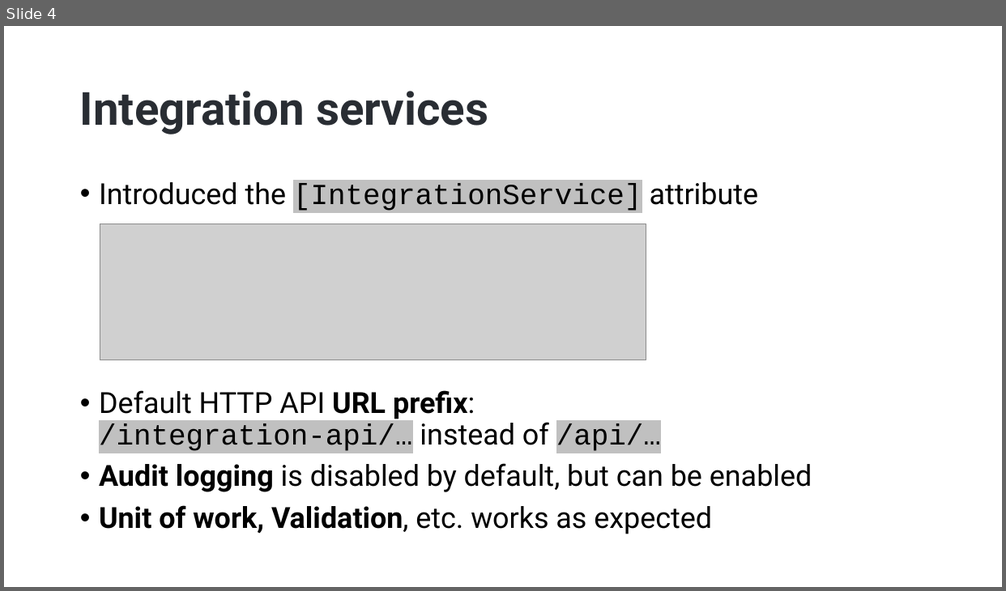
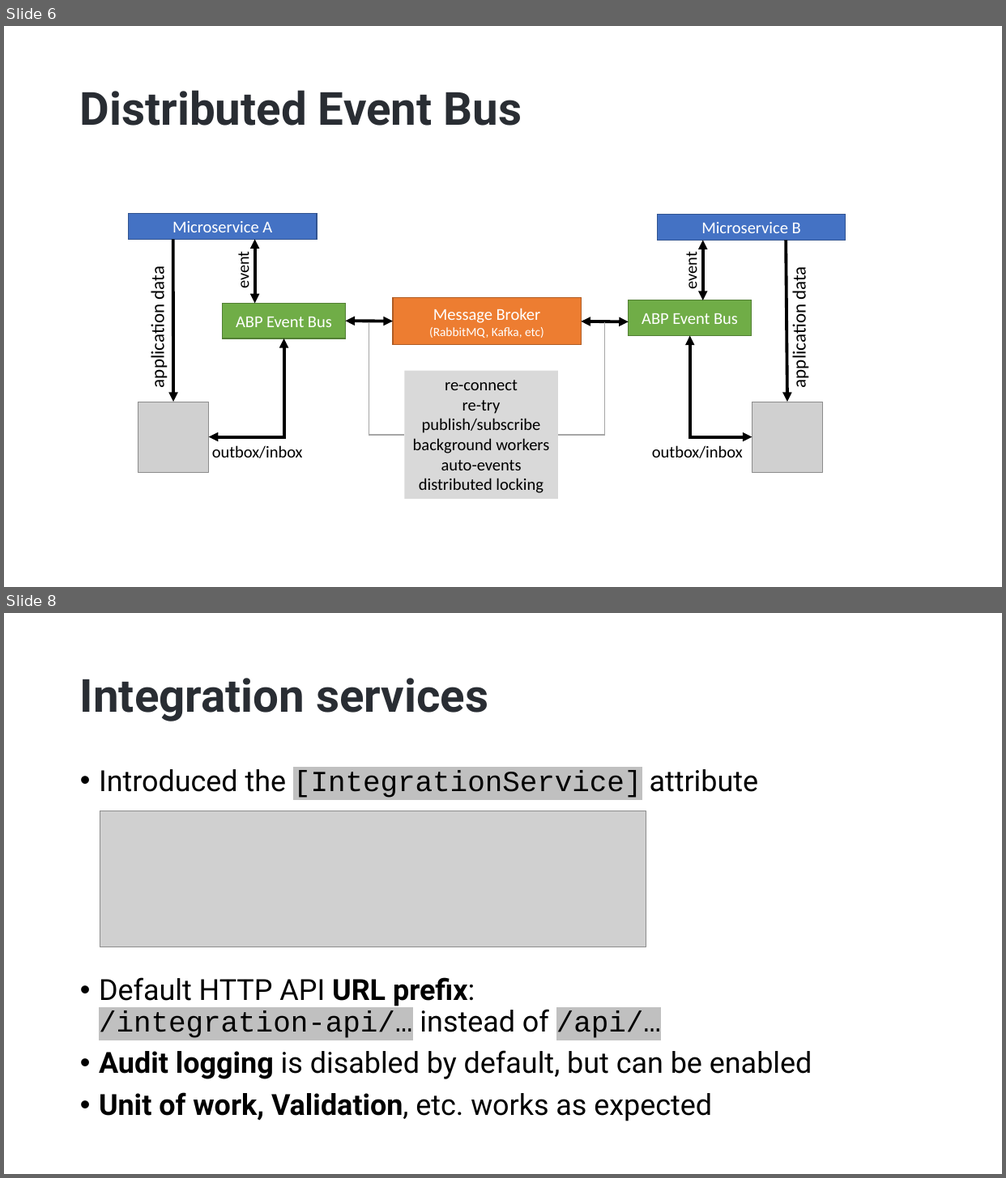
Before and after one commit to hikalkan/presentations, a slide deck: 2022-09-29 ABP Community Talks 2022.7/ABP-7-News.pptx. Shown one above the other, each under a label of ours: slide 4 before the commit, slides 6 and 8 after it; the slides between them are not shown. The pictures are 1006x591 and 1006x1178 pixels, drawn with LibreOffice and Linux fonts; fonts in the diff are those of the drawing; grey boxes stand for pictures; background and template pictures are left out. Boxes give left, top, right and bottom in pixels: in the first picture for what was removed or moved away, otherwise in the second. Text is boxed around its words. In the diff, an @@ line names an element or a change of style, - is before the commit and + after.

```diff
--- a/2022-09-29 ABP Community Talks 2022.7/ABP-7-News.pptx
+++ b/2022-09-29 ABP Community Talks 2022.7/ABP-7-News.pptx
@@ slide 6 added at bbox=[4, 26, 1002, 587], background picture (left out) @@
@@ title added at bbox=[80, 90, 522, 126], 44 pt, text #292D33, bold @@
+Distributed Event Bus
@@ rectangle added at bbox=[128, 213, 317, 239], fill #4472C4, outline #325491 1 pt, 16 pt, text #FFFFFF @@
+Microservice A
@@ rectangle added at bbox=[658, 214, 846, 240], fill #4472C4, outline #325491 1 pt, 16 pt, text #FFFFFF @@
+Microservice B
@@ arrow added from (173, 239) to (173, 402), #000000 3 pt @@
@@ double arrow added from (255, 239) to (255, 304), #000000 3 pt @@
@@ double arrow added from (703, 240) to (703, 301), #000000 3 pt @@
@@ arrow added from (786, 240) to (788, 402), #000000 3 pt @@
@@ text added at bbox=[233, 254, 253, 288], 16 pt, text #000000 @@
+event
@@ text added at bbox=[681, 255, 701, 289], 16 pt, text #000000 @@
+event
@@ text added at bbox=[147, 270, 169, 386], 18 pt, text #000000 @@
+application data
@@ text added at bbox=[788, 270, 811, 386], 18 pt, text #000000 @@
+application data
@@ rectangle added at bbox=[223, 304, 345, 339], fill #70AD47, outline #538035 1 pt, 16 pt, text #FFFFFF @@
+ABP Event Bus
@@ rectangle added at bbox=[393, 297, 582, 345], fill #ED7D31, outline #AF5C24 1 pt, 12 pt, text #FFFFFF @@
+Message Broker
+(RabbitMQ, Kafka, etc)
@@ rectangle added at bbox=[629, 301, 751, 336], fill #70AD47, outline #538035 1 pt, 16 pt, text #FFFFFF @@
+ABP Event Bus
@@ elbow double arrow added from (284, 339) to (209, 437), #000000 3 pt @@
@@ double arrow added from (345, 321) to (393, 322), #000000 3 pt @@
@@ elbow line added from (369, 322) to (404, 435), #A6A6A6 1 pt @@
@@ elbow line added from (605, 322) to (558, 435), #A6A6A6 1 pt @@
@@ double arrow added from (582, 322) to (629, 322), #000000 3 pt @@
@@ elbow double arrow added from (752, 437) to (690, 336), #000000 3 pt @@
@@ rectangle added at bbox=[404, 371, 558, 500], fill #D9D9D9, 16 pt, text #000000 @@
+re-connect
+re-try
+publish/subscribe
+background workers
+auto-events
+distributed locking
@@ picture added at bbox=[138, 402, 208, 472] @@
@@ picture added at bbox=[752, 402, 822, 472] @@
@@ text added at bbox=[212, 446, 303, 459], 16 pt, text #000000 @@
+outbox/inbox
@@ text added at bbox=[652, 446, 743, 459], 16 pt, text #000000 @@
+outbox/inbox
@@ what was slide 4 is now slide 8 @@
```
Also in this commit, not shown: 1 slide changed, 3 other slides added.
